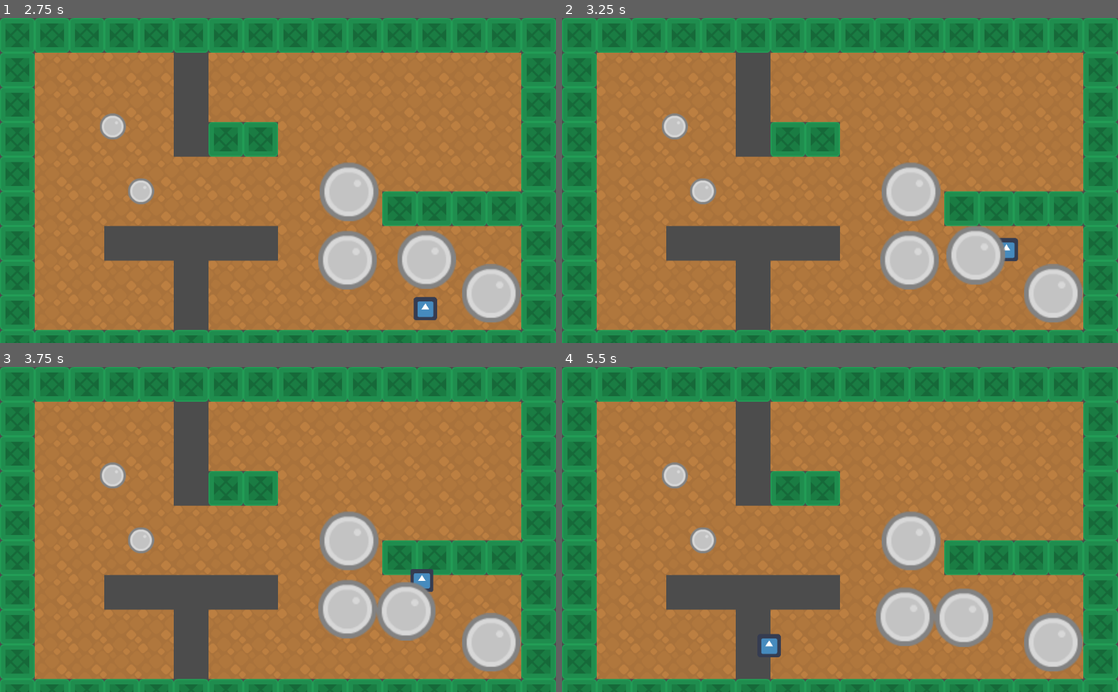
Above: before the commit, frames 1-4 (two rows, left to right).
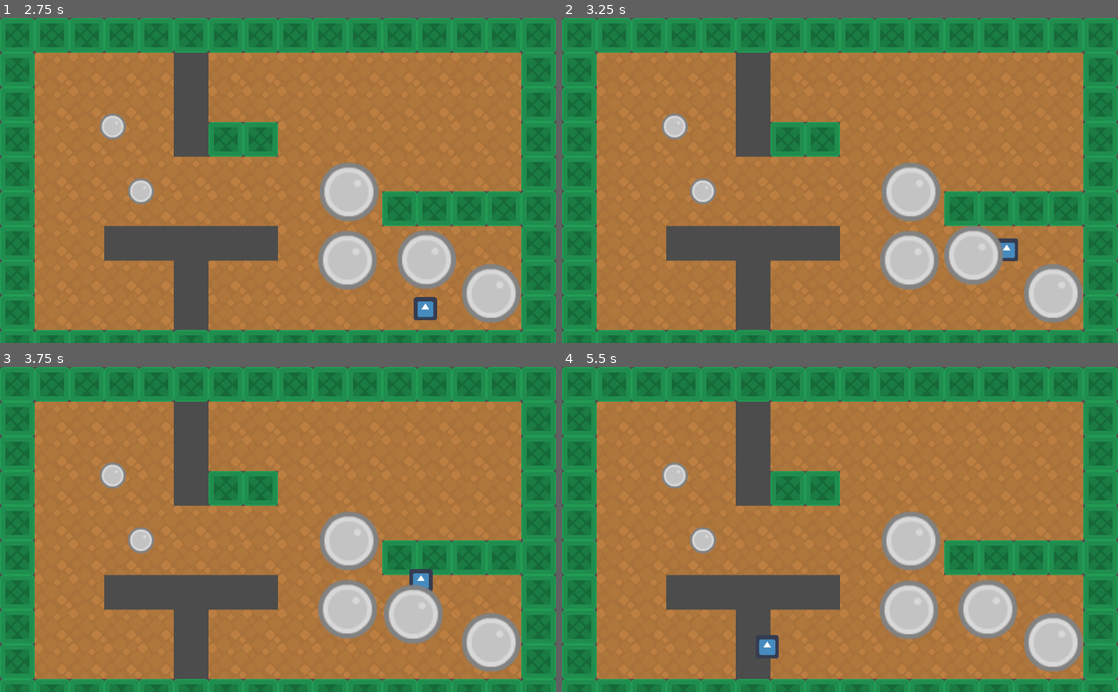
Above: after the commit, the same moments.

Repository: lendroit/welcome_thomas
Game: Godot game, scene res://World.tscn
Same seed, same stepped clock (60 frames per second), same inputs: the game is played once before the commit and once after it. The engine's default icon, where the game draws it, is replaced by a stand-in: a white triangle on a blue panel in a dark square.
Inputs:
- Up to frame 1 (2.75 s): tap Enter (ui_accept) at 0.5, 0.77, 1.52 s; hold Right (ui_right) 0.53-1.28 s; hold Down (ui_down) 1.28-2.03 s; hold Right (ui_right) from 2.03 s (still down)
- Up to frame 2 (3.25 s): release Right (ui_right) at 2.78 s; hold Up (ui_up) from 2.78 s (still down); tap Enter (ui_accept) at 3.02 s
- Up to frame 3 (3.75 s): release Up (ui_up) at 3.53 s; hold Left (ui_left) from 3.53 s (still down)
- Up to frame 4 (5.5 s): tap Enter (ui_accept) at 3.77, 4.52 s; release Left (ui_left) at 5.03 s; hold Down (ui_down) from 5.03 s (still down)

Frame 1 is identical in both runs. In frame 2, 0.4% of the frame differs, in the area x 68-82%, y 64-83%; in frame 3, 0.9%; in frame 4, 2.9%, in the area x 35-82%, y 65-90%.

Commit message:
feature: add mayan going back to their place

Diff:
--- a/Mayan/Mayan.gd
+++ b/Mayan/Mayan.gd
@@ -1,21 +1,16 @@
 extends RigidBody2D
 
+var initial_position := Vector2.ZERO;
 
-# Declare member variables here. Examples:
-# var a = 2
-# var b = "text"
+const FRICTION = 0.3
+const SPEED = 0.5
 
-
-
-
-# Called when the node enters the scene tree for the first time.
 func _ready():
-	pass # Replace with function body.
-
-
-# Called every frame. 'delta' is the elapsed time since the previous frame.
-#func _process(delta):
-#	pass
+	initial_position = self.position
 
 func _integrate_forces(state):
-	state.apply_central_impulse(-state.linear_velocity * 0.3)
+	state.apply_central_impulse(-state.linear_velocity * FRICTION)
+
+	var direction_towards_initial_position = position.direction_to(initial_position)
+	var distance_to_initial_position = position.distance_to(initial_position)
+	state.apply_central_impulse(direction_towards_initial_position * distance_to_initial_position * SPEED)
